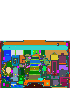
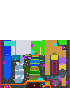
Revision of a layered 70×88 image; what changed, layer by layer:
hid "Noitavania labs" over [3,43,68,86]
hid "Noitavania" over [0,40,70,88]
showed "vanila labs" over [3,44,68,88]
painted on "biome_map.png" over [0,40,70,88]
